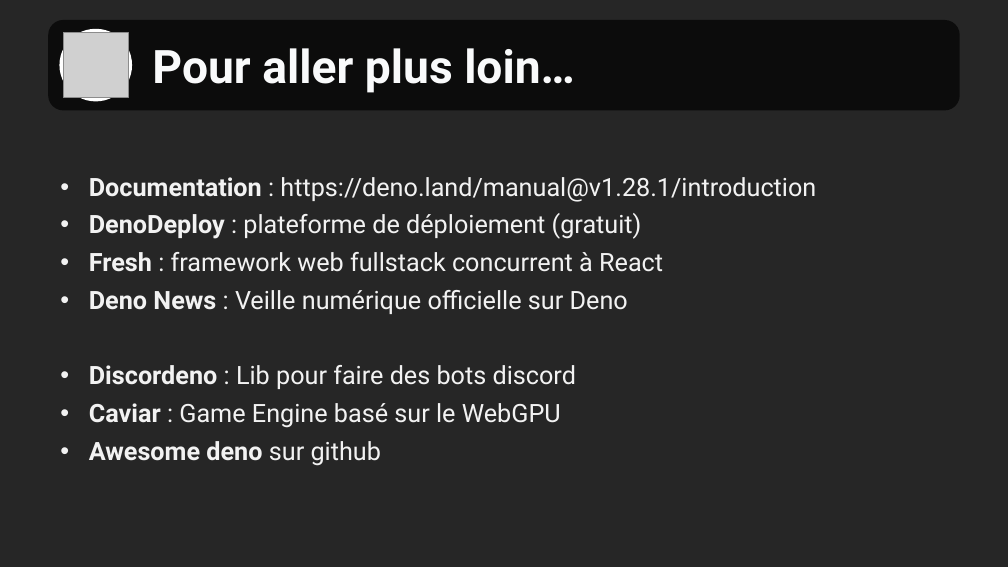
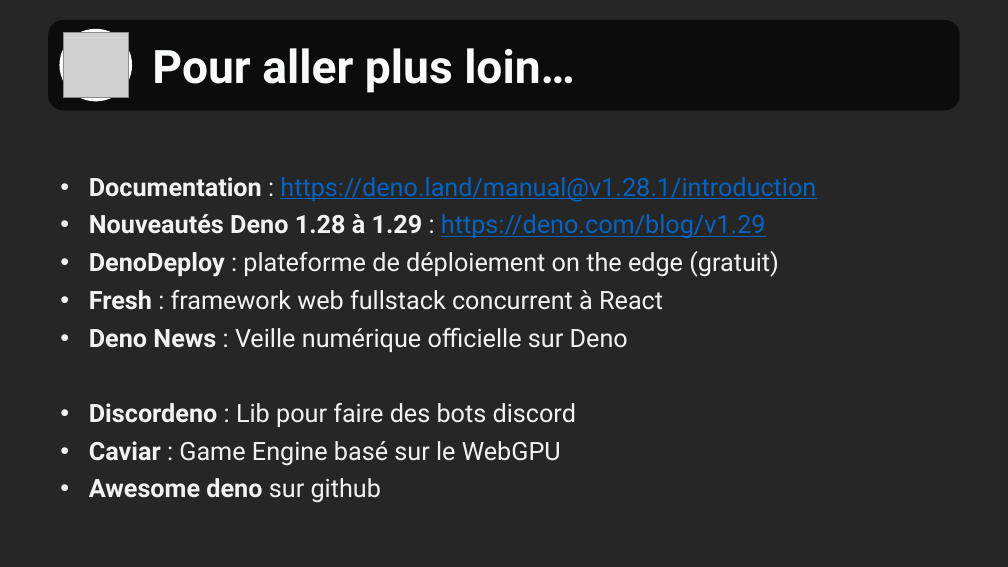
Before and after one commit to OnePantheon/Ateliers-deno, a slide deck: slide 16 of 01 - Introduction/documents/Introduction à Deno.pptx. Drawn at 1008x567 pixels with LibreOffice and Linux fonts; fonts in the diff are those of the drawing; grey boxes stand for pictures; background and template pictures are left out. Boxes give left, top, right and bottom in pixels: in the first picture for what was removed or moved away, otherwise in the second. Text is boxed around its words. In the diff, an @@ line names an element or a change of style, - is before the commit and + after.

Commit message:
seance1: mise à jour deno 1.30

```diff
--- a/01 - Introduction/documents/Introduction à Deno.pptx
+++ b/01 - Introduction/documents/Introduction à Deno.pptx
@@ subtitle at (x1=89, y1=177, x2=816, y2=202): text colour #F2F2F2 to #0563C1, underline on in "https://deno.land/manual@v1.28.1/introduction" @@
@@ subtitle at (x1=89, y1=214, x2=779, y2=277): text changed @@
-• DenoDeploy : plateforme de déploiement (gratuit)
+• Nouveautés Deno 1.28 à 1.29 : https://deno.com/blog/v1.29
+• DenoDeploy : plateforme de déploiement on the edge (gratuit)
```
Also in this commit, not shown: 3 other slides changed, 11 other files.
